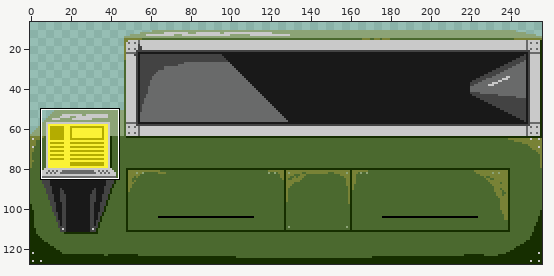
Edited in one commit: pixel-art file (player-alpha/Assets/tex/textures/.source/machine.aseprite). Above, an overview of the earlier version with the close-up marked.
Close-up. The starting point:
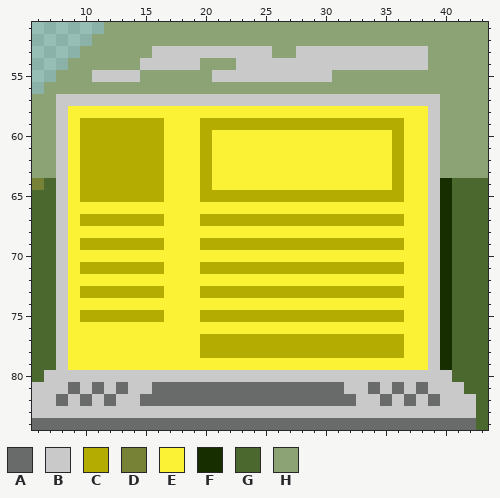
256x128 pixels, 1 frame. Shown: x 6..43, y 51..84. The wide view leaves out empty margins.
Palette (. is transparent): A #696a6a  B #c9c9c9  C #b4ac00  D #788236  E #fbf236  F #162e00  G #4b692f  H #8ca376
Now the later version:
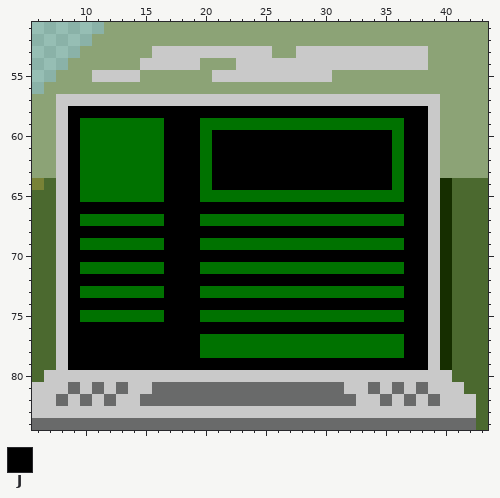
Colours new in this view: J #000000
From old to new:
colour C: #b4ac00 -> #007200
y 58: x 9..38 EEEEEEEEEEEEEEEEEEEEEEEEEEEEEE -> JJJJJJJJJJJJJJJJJJJJJJJJJJJJJJ
y 59: x 9 E -> J; x 17..19 EEE -> JJJ; x 37..38 EE -> JJ
y 60..64: x 9 E -> J; x 17..19 EEE -> JJJ; x 21..35 EEEEEEEEEEEEEEE -> JJJJJJJJJJJJJJJ; x 37..38 EE -> JJ
y 65: x 9 E -> J; x 17..19 EEE -> JJJ; x 37..38 EE -> JJ
y 66: x 9..38 EEEEEEEEEEEEEEEEEEEEEEEEEEEEEE -> JJJJJJJJJJJJJJJJJJJJJJJJJJJJJJ
y 67: x 9 E -> J; x 17..19 EEE -> JJJ; x 37..38 EE -> JJ
y 68: x 9..38 EEEEEEEEEEEEEEEEEEEEEEEEEEEEEE -> JJJJJJJJJJJJJJJJJJJJJJJJJJJJJJ
y 69: x 9 E -> J; x 17..19 EEE -> JJJ; x 37..38 EE -> JJ
y 70: x 9..38 EEEEEEEEEEEEEEEEEEEEEEEEEEEEEE -> JJJJJJJJJJJJJJJJJJJJJJJJJJJJJJ
y 71: x 9 E -> J; x 17..19 EEE -> JJJ; x 37..38 EE -> JJ
y 72: x 9..38 EEEEEEEEEEEEEEEEEEEEEEEEEEEEEE -> JJJJJJJJJJJJJJJJJJJJJJJJJJJJJJ
y 73: x 9 E -> J; x 17..19 EEE -> JJJ; x 37..38 EE -> JJ
y 74: x 9..38 EEEEEEEEEEEEEEEEEEEEEEEEEEEEEE -> JJJJJJJJJJJJJJJJJJJJJJJJJJJJJJ
y 75: x 9 E -> J; x 17..19 EEE -> JJJ; x 37..38 EE -> JJ
y 76: x 9..38 EEEEEEEEEEEEEEEEEEEEEEEEEEEEEE -> JJJJJJJJJJJJJJJJJJJJJJJJJJJJJJ
y 77..78: x 9..19 EEEEEEEEEEE -> JJJJJJJJJJJ; x 37..38 EE -> JJ
y 79: x 9..38 EEEEEEEEEEEEEEEEEEEEEEEEEEEEEE -> JJJJJJJJJJJJJJJJJJJJJJJJJJJJJJ
Where, in picture pixels (left, top, right, bottom), the same in both close-ups:
changed: (68, 106, 428, 370)
